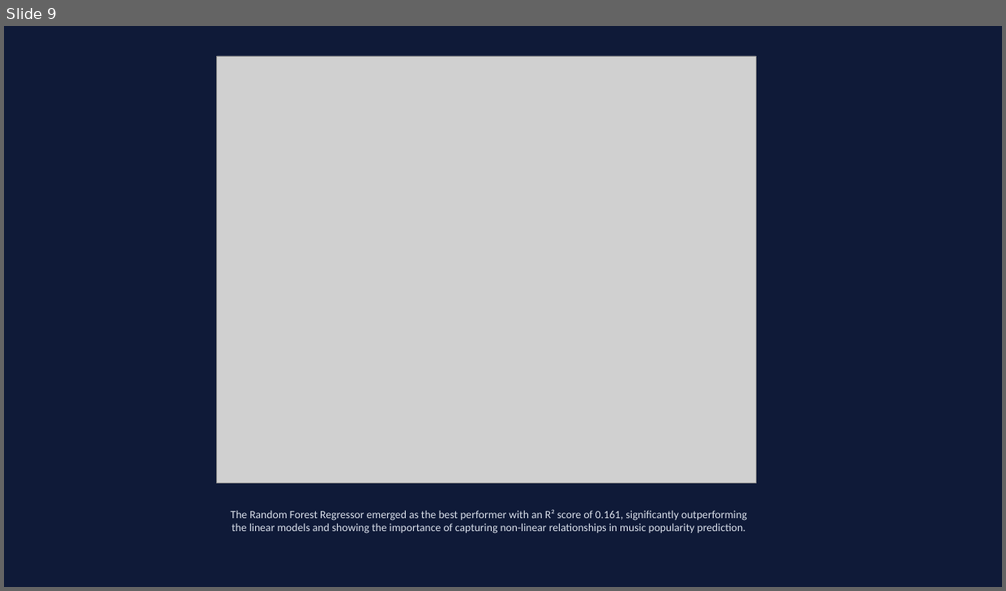
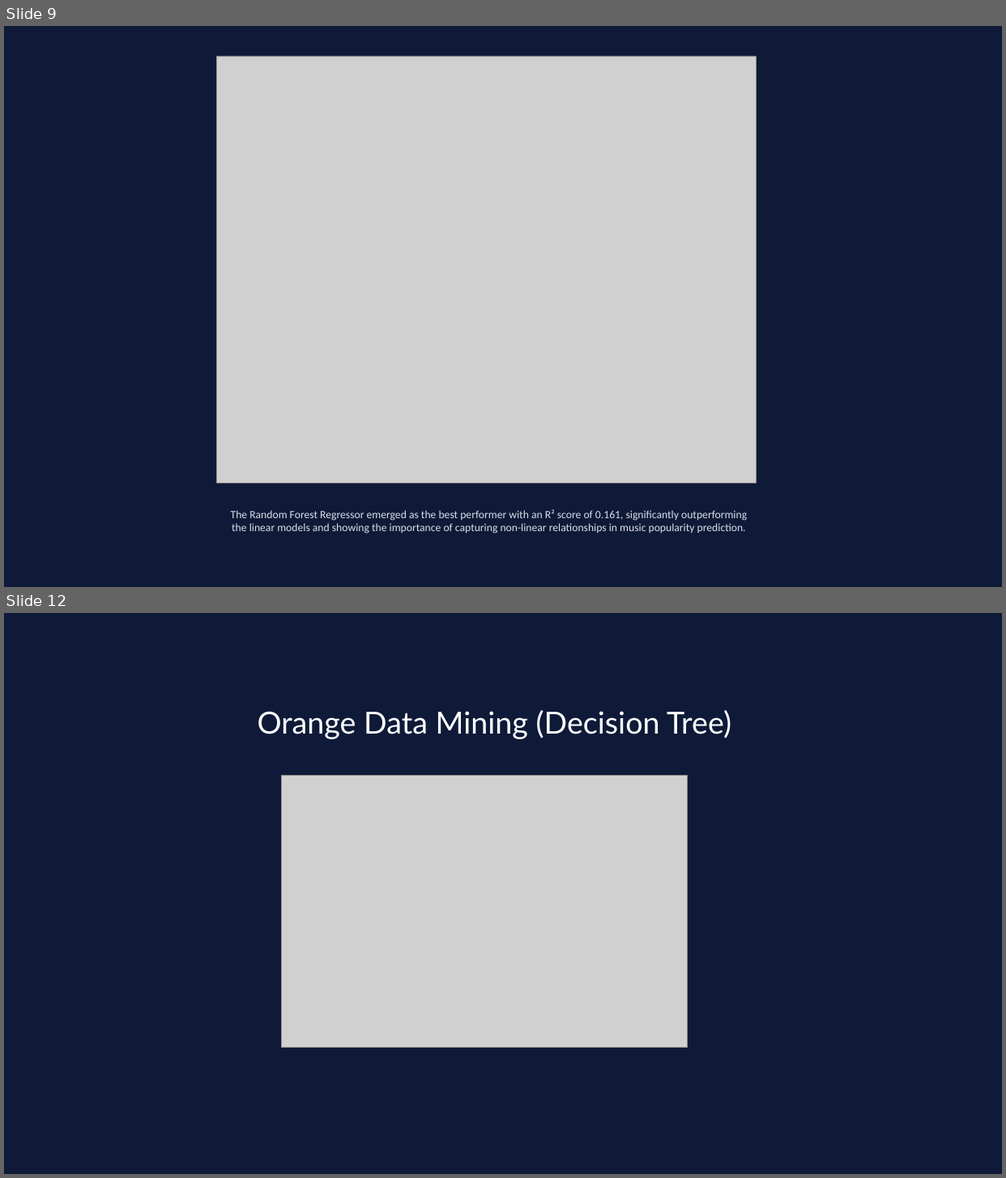
Before and after one commit to maahilachhwani/IITD_Spotify, a slide deck: IITD_Spotify_Project_Group12_final.pptx. Shown one above the other, each under a label of ours: slide 9 before the commit, slides 9 and 12 after it; the slides between them are not shown. The pictures are 1006x591 and 1006x1178 pixels, drawn with LibreOffice and Linux fonts; fonts in the diff are those of the drawing; grey boxes stand for pictures. Boxes give left, top, right and bottom in pixels: in the first picture for what was removed or moved away, otherwise in the second. Text is boxed around its words. In the diff, an @@ line names an element or a change of style, - is before the commit and + after.

Commit message:
updatted orange data mining details

```diff
--- a/IITD_Spotify_Project_Group12_final.pptx
+++ b/IITD_Spotify_Project_Group12_final.pptx
@@ slide 12 added at (4, 613, 1002, 1174), background #0F1A38 @@
@@ title added at (258, 710, 731, 739), 44 pt, text #FFFFFF @@
+Orange Data Mining (Decision Tree)
@@ picture added at (281, 775, 688, 1047) @@
```
Also in this commit, not shown: 1 slide changed, 3 other slides added, 1 other file.
